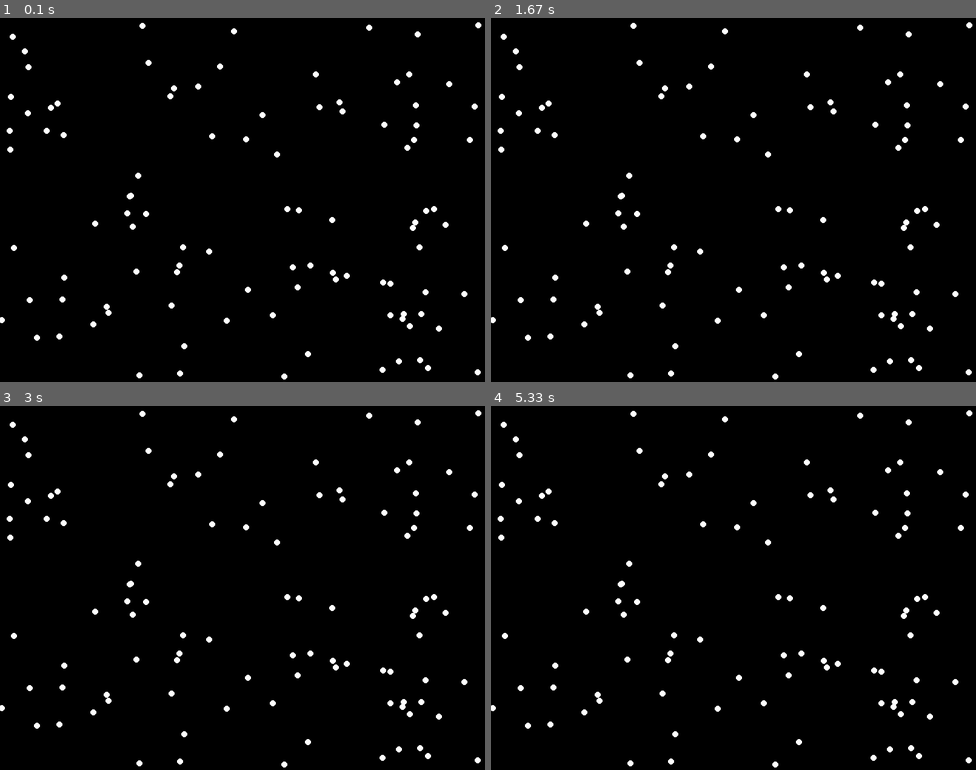
Above: before the commit, frames 1-4 (two rows, left to right).
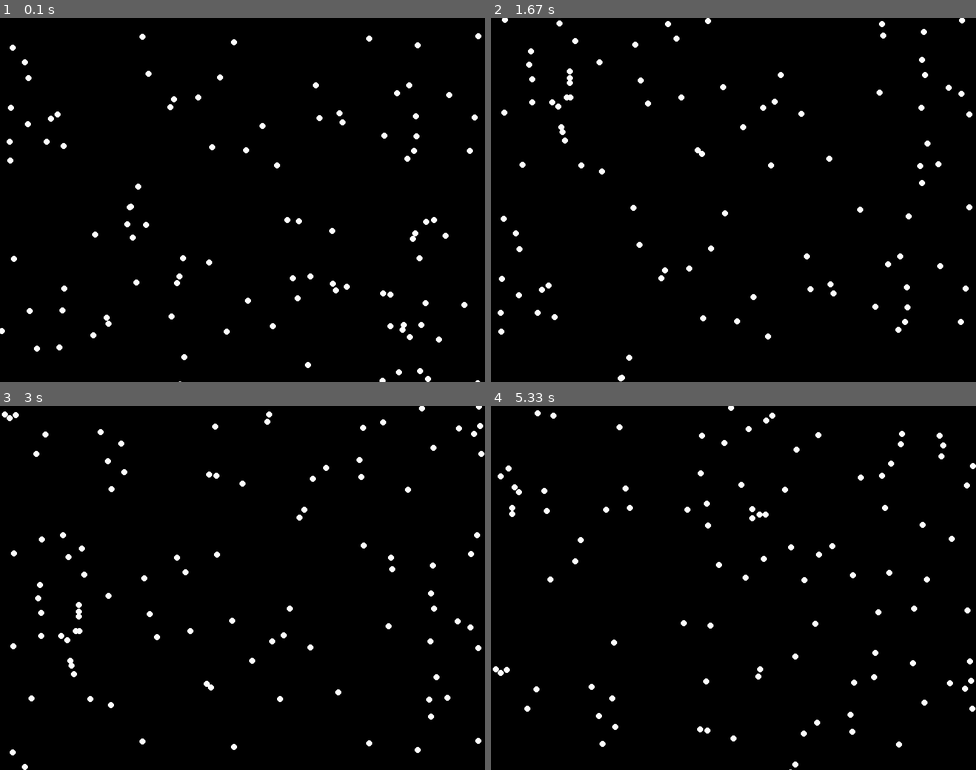
Above: after the commit, the same moments.

Repository: teacherubial/Programming-Level-2-2022
Game: pygame game, started from snowscape.py
The game is run twice, just before and just after one commit, with the same random seed, the same clock (stepped at 60 frames per second) and the same inputs.
Inputs:
- Up to frame 1 (0.1 s): no input
- Up to frame 2 (1.67 s): no input
- Up to frame 3 (3 s): no input
- Up to frame 4 (5.33 s): no input

The runs differ from the first frame. In frame 1, 3.1% of the frame differs, in the area x 0-100%, y 1-100%; in frame 2, 3.0%; in frame 3, 3.1%; in frame 4, 3.1%, in the area x 0-100%, y 0-100%.

Commit message:
Added recycled snow (Green New Deal)

Diff:
--- a/snowscape.py
+++ b/snowscape.py
@@ -33,6 +33,18 @@
 
         self.rect = self.image.get_rect()
 
+        self.yvel = 3
+
+    def update(self):
+        """Change the ycoord by yvel"""
+        self.rect.y += self.yvel
+
+        # Recycle snow -> reset its position to the top
+        if self.rect.y > HEIGHT:
+            self.rect.x = random.randrange(0, WIDTH)
+            self.rect.y = random.randrange(-50, -10)
+
+
 
 def main():
     pygame.init()
@@ -55,6 +67,7 @@
     for i in range(num_snow):
         snow = Snow(10)
 
+        # Random placement
         x, y = (
             random.randrange(0, WIDTH),
             random.randrange(0, HEIGHT)
@@ -73,6 +86,7 @@
                 done = True
 
         # ----- LOGIC
+        snow_sprites.update()
 
         # ----- RENDER
         screen.fill(BLACK)
